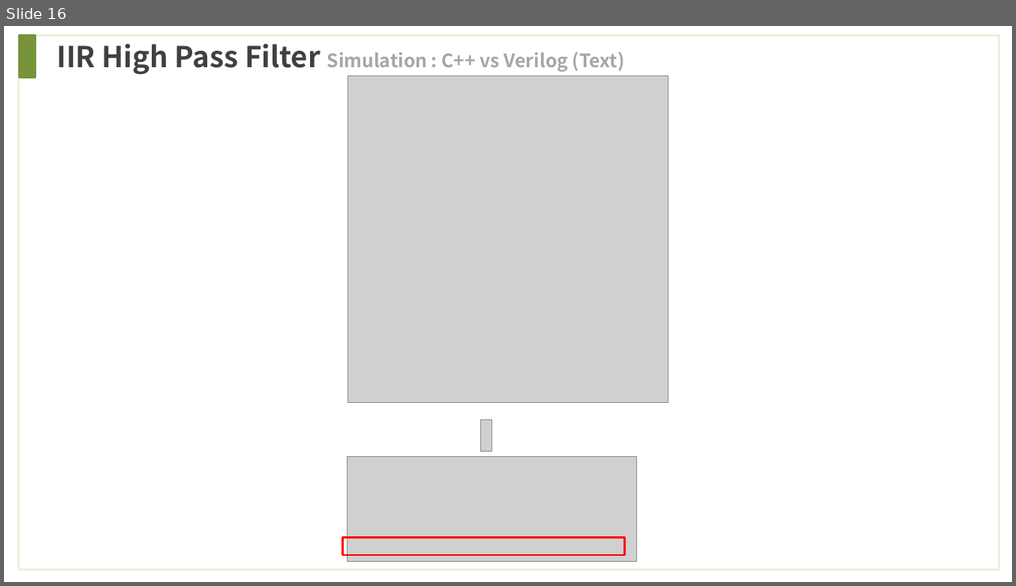
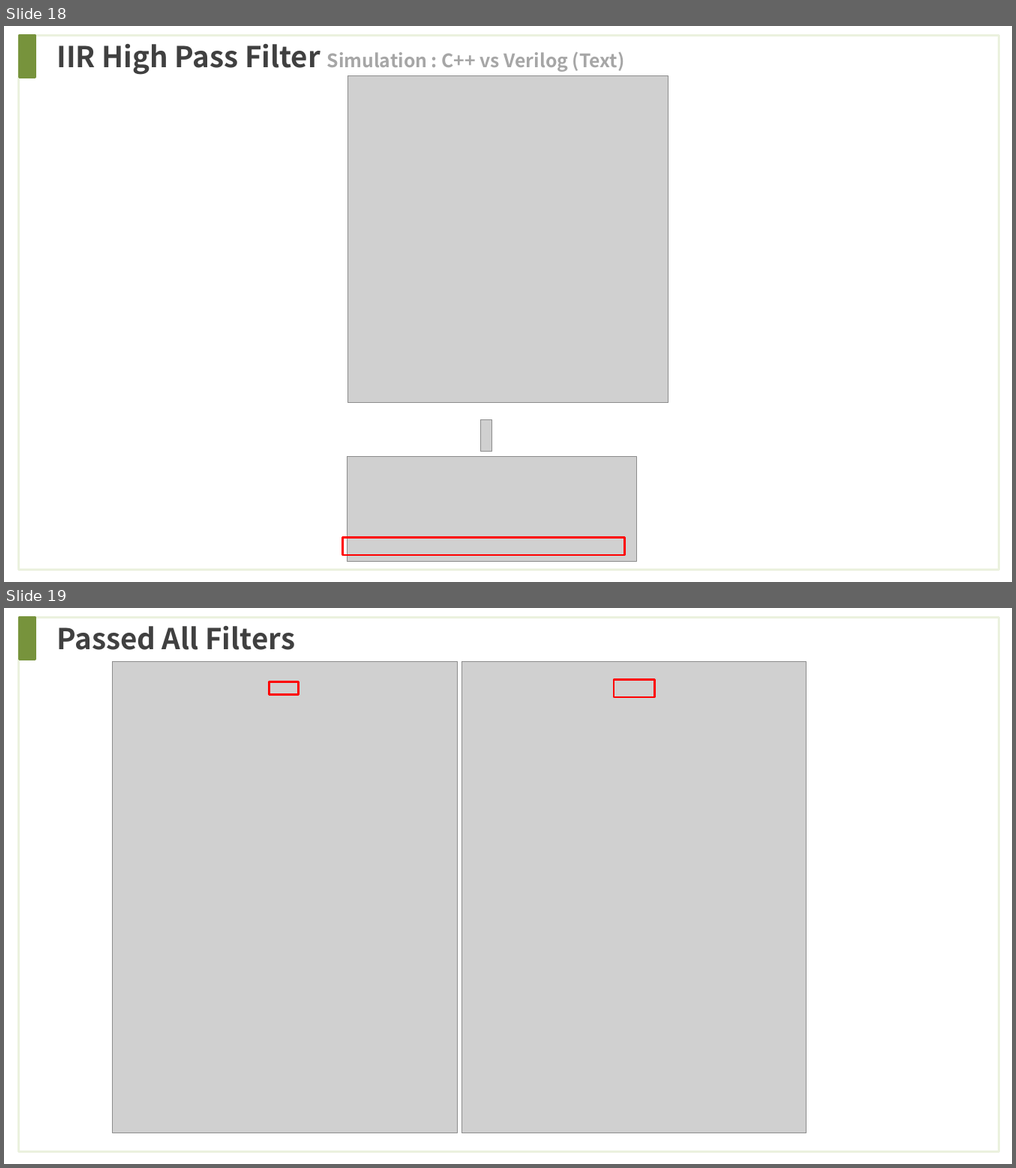
Before and after one commit to wjdwls0630/khu_sensor, a slide deck: Reference/Filter/Filter_Test.pptx. Shown one above the other, each under a label of ours: slide 16 before the commit, slides 18 and 19 after it. The pictures are 1016x586 and 1016x1168 pixels, drawn with LibreOffice and Linux fonts; fonts in the diff are those of the drawing; grey boxes stand for pictures. Boxes give left, top, right and bottom in pixels: in the first picture for what was removed or moved away, otherwise in the second. Text is boxed around its words. In the diff, an @@ line names an element or a change of style, - is before the commit and + after.

```diff
--- a/Reference/Filter/Filter_Test.pptx
+++ b/Reference/Filter/Filter_Test.pptx
@@ slide 19 added at box(4, 608, 1012, 1164), background #FFFFFF @@
@@ rectangle added at box(18, 617, 998, 1152), outline #EBF1DE 2.25 pt @@
@@ rectangle added at box(20, 617, 36, 659), fill #77933C, outline #77933C 2 pt @@
@@ text added at box(56, 626, 295, 650), 28 pt, text #404040, bold @@
+Passed All Filters
@@ picture added at box(112, 661, 457, 1133) @@
@@ picture added at box(462, 661, 806, 1133) @@
@@ rectangle added at box(269, 682, 298, 695), outline #FF0000 2 pt @@
@@ rectangle added at box(614, 680, 654, 698), outline #FF0000 2 pt @@
@@ what was slide 16 is now slide 18 @@
```
Also in this commit, not shown: 1 slide changed, 6 other slides added, 3 slides removed, 10 other files.
